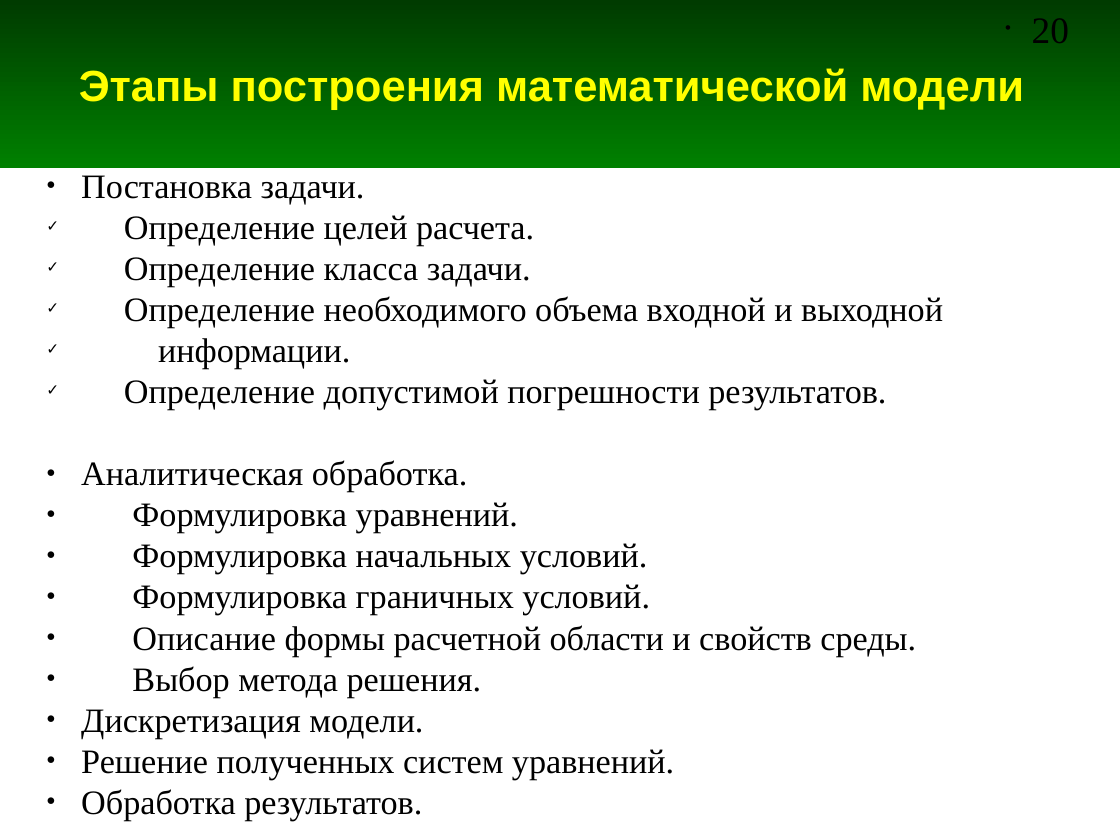
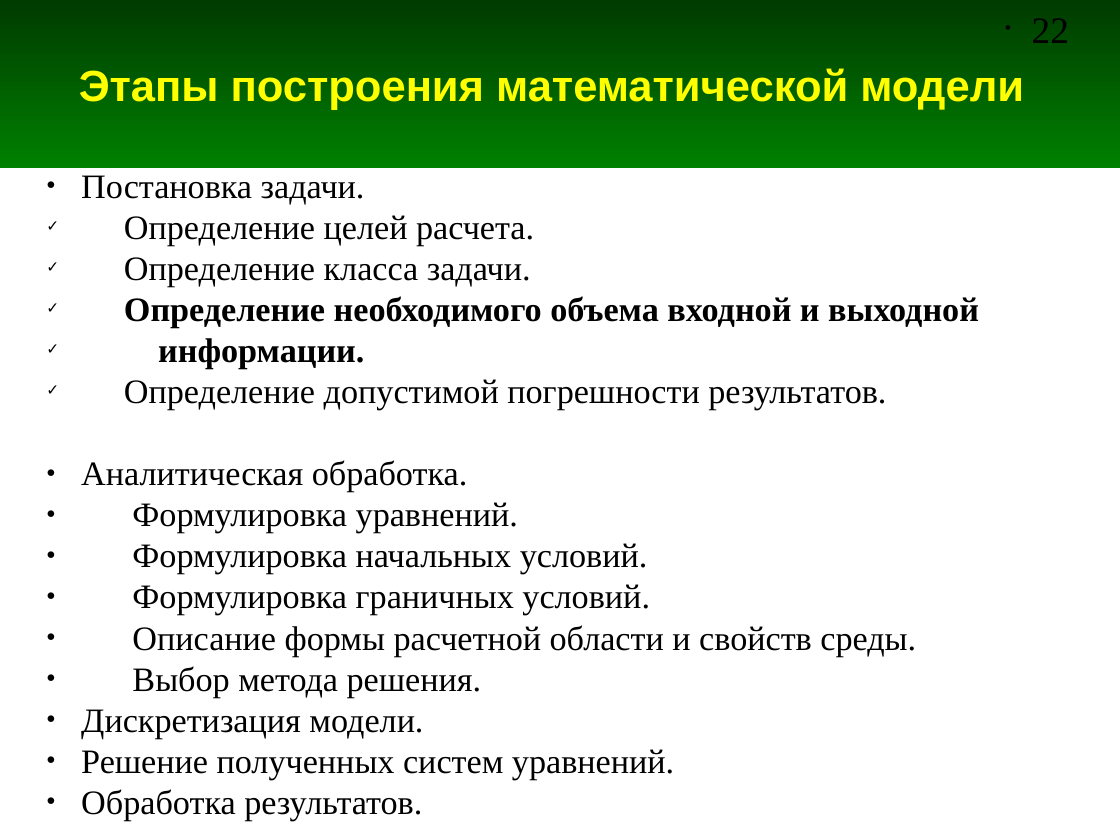
Before and after one commit to andris0147sv/modelling, a slide deck: slide 22 of presentations/1. Problem Statement.odp (slide 20 before the commit). Drawn at 1120x840 pixels with LibreOffice and Linux fonts; fonts in the diff are those of the drawing. Boxes give left, top, right and bottom in pixels: in the first picture for what was removed or moved away, otherwise in the second. Text is boxed around its words. In the diff, an @@ line names an element or a change of style, - is before the commit and + after.

```diff
--- a/presentations/1. Problem Statement.odp
+++ b/presentations/1. Problem Statement.odp
@@ page number at (1032, 18, 1069, 43): text changed @@
-• 20
+• 22
@@ text at (124, 296, 979, 369): bold on in "Определение необходимого объема входной и выходной", "информации." @@
```
Also in this commit, not shown: 10 other slides changed, 8 slides added, 1 other file.
